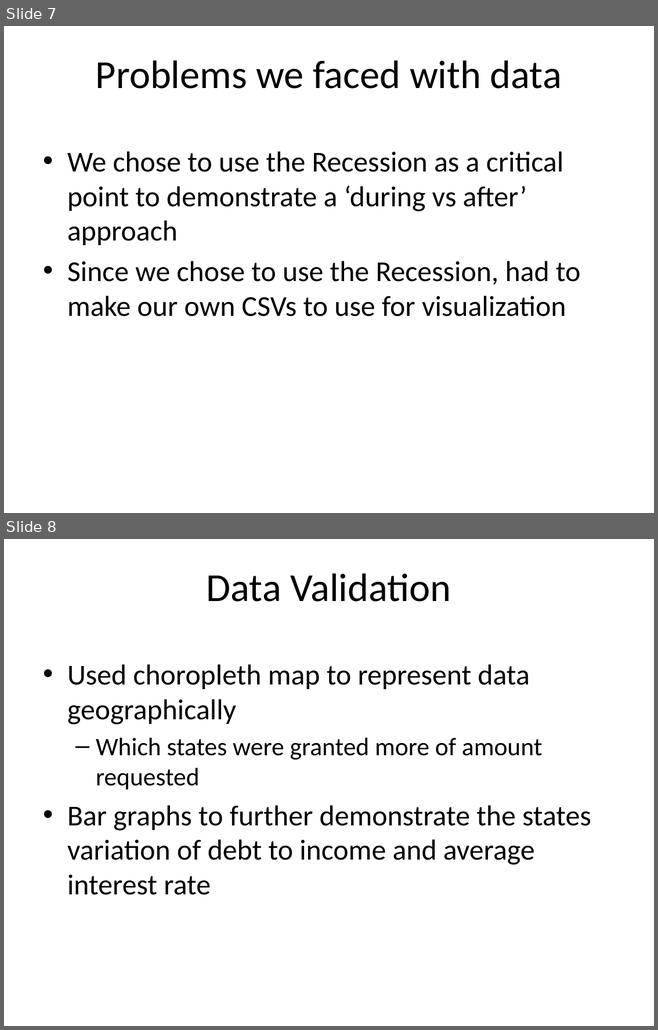
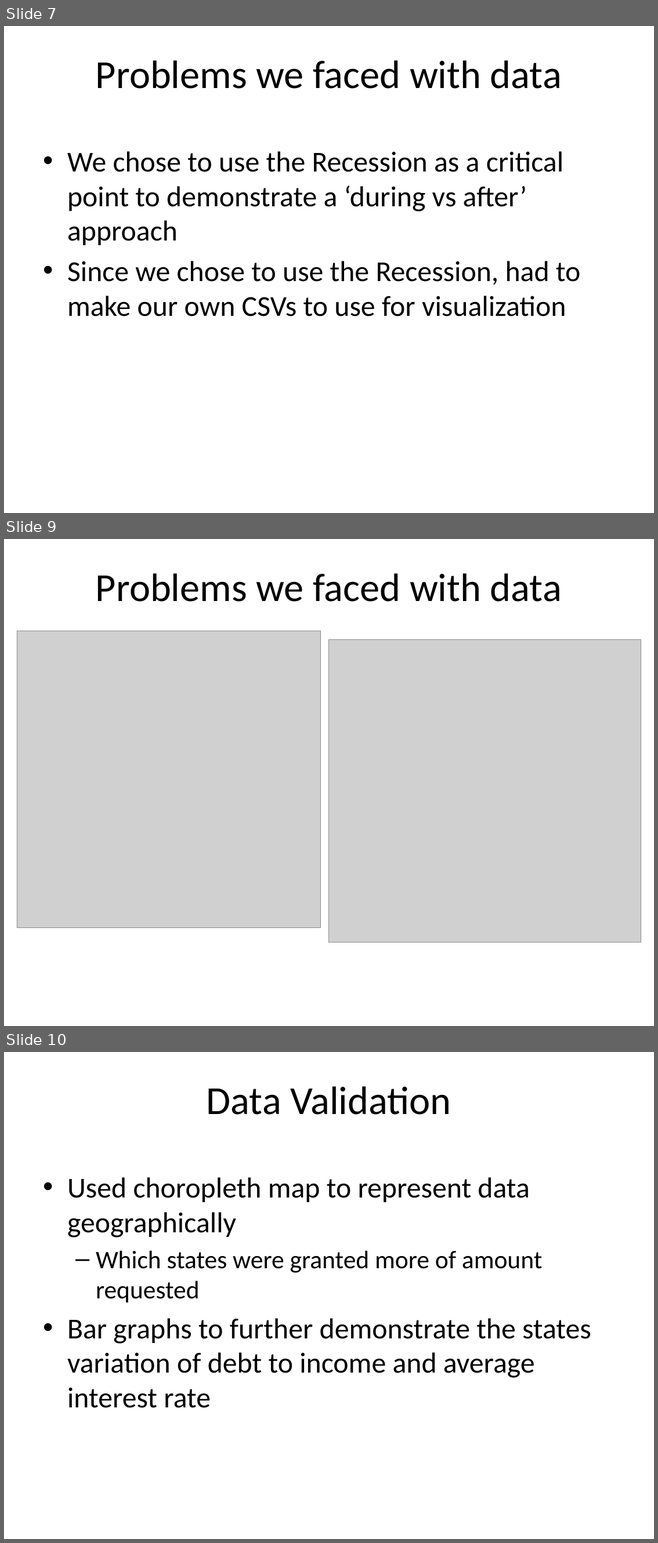
Before and after one commit to Justin-Schneider/CSCE567_GroupThree_Spring17, a slide deck: CSCE567_Final_Pres.pptx. Shown one above the other, each under a label of ours: slides 7 and 8 before the commit, slides 7, 9 and 10 after it; the slides between them are not shown. The pictures are 658x1030 and 658x1543 pixels, drawn with LibreOffice and Linux fonts; fonts in the diff are those of the drawing; grey boxes stand for pictures; background and template pictures are left out. Boxes give left, top, right and bottom in pixels: in the first picture for what was removed or moved away, otherwise in the second. Text is boxed around its words. In the diff, an @@ line names an element or a change of style, - is before the commit and + after.

```diff
--- a/CSCE567_Final_Pres.pptx
+++ b/CSCE567_Final_Pres.pptx
@@ slide 9 added at box(4, 539, 654, 1026), background #FFFFFF @@
@@ title added at box(96, 573, 561, 602), 44 pt, text #000000 @@
+Problems we faced with data
@@ picture added at box(17, 631, 320, 928) @@
@@ picture added at box(328, 640, 641, 943) @@
@@ what was slide 8 is now slide 10 @@
```
Also in this commit, not shown: 1 other slide added.
